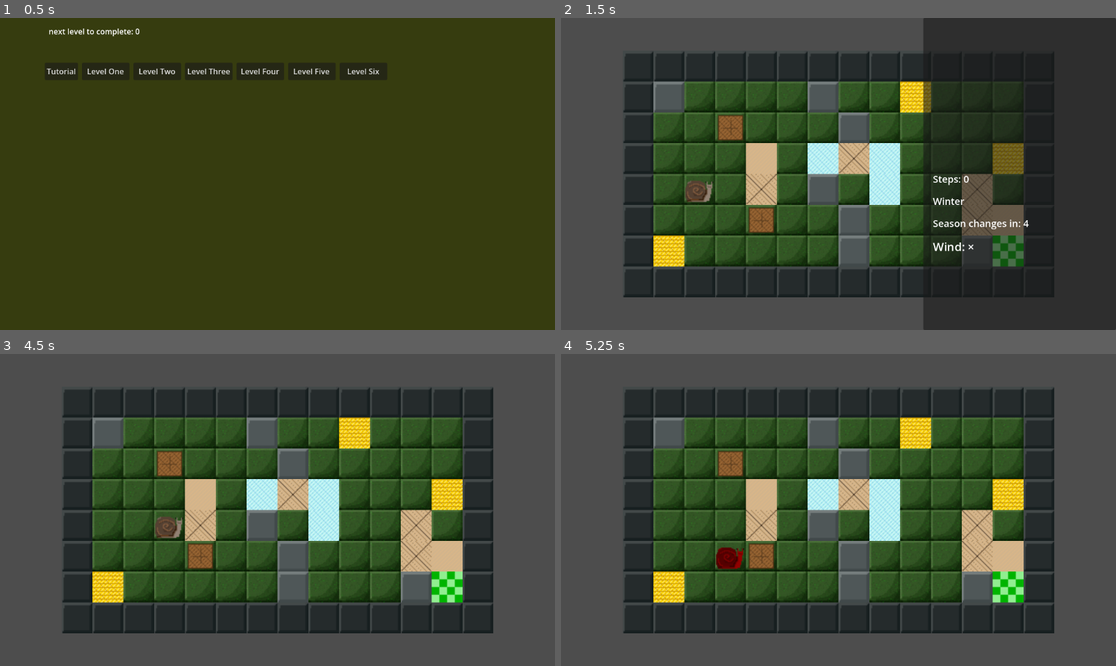
Above: before the commit, frames 1-4 (two rows, left to right).
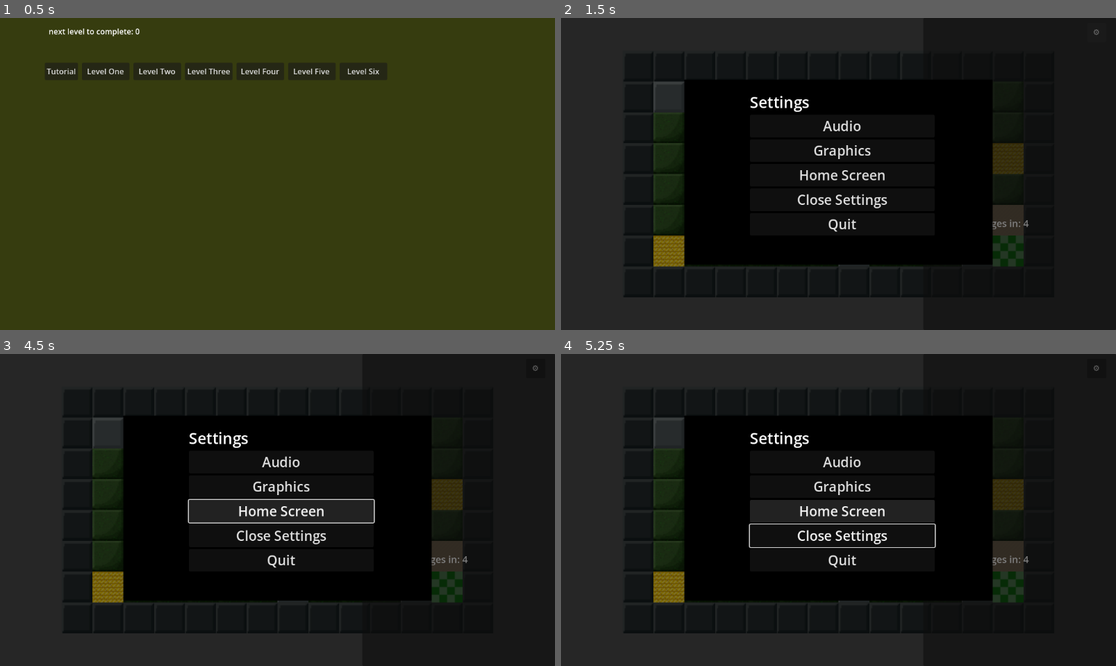
Above: after the commit, the same moments.

Repository: Caleb-sbani/project-seasons
Game: Godot game, scene res://scenes/LevelSelect.tscn
Same seed, same stepped clock (60 frames per second), same inputs: the game is played once before the commit and once after it.
Inputs (mouse positions are in pixels of both pictures, inside the frame that each line leads up to):
- Up to frame 1 (0.5 s): no input
- Up to frame 2 (1.5 s): click "Level One" at 0.5 s; click (1099, 33) at 1.25 s, where only the run after the commit has a clickable "⚙"
- Up to frame 3 (4.5 s): click (283, 463) at 2 s, where only the run after the commit has a clickable "Audio"; click (283, 488) at 2.75 s, where only the run after the commit has a clickable "Graphics"; click (283, 510) at 3.5 s, where only the run after the commit has a clickable "Home Screen"; tap Enter at 4.25 s; hold Right (ui_right) from 4.28 s (still down); tap H at 4.35 s
- Up to frame 4 (5.25 s): tap Space at 5 s; release Right (ui_right) at 5.03 s; hold Down (ui_down) from 5.03 s (still down); tap R at 5.1 s

Frame 1 is identical in both runs. In frame 2, 63% of the frame differs, in the area x 0-100%, y 0-100%; in frame 3, 86%; in frame 4, 86%.

Commit message:
Update levels.gd
Added 4th level and settings to levels.gd

Diff:
--- a/GameFiles/project-seasons/scripts/levels.gd
+++ b/GameFiles/project-seasons/scripts/levels.gd
@@ -1,4 +1,7 @@
 extends Node2D
+
+var settings_scene = preload("res://scenes/SettingsMenu.tscn")
+var input_locked = false
 
 const TILE_SIZE = 32  # our sprites are 32x32
 var seasons_array = ["Winter", "Spring", "Summer", "Fall"]
@@ -79,6 +82,23 @@
 	hud.position = Vector2(20, 320)
 	right_panel.add_child(hud)
 
+	var settings_button = Button.new()
+	settings_button.name = "SettingsButton"
+	settings_button.text = "⚙"
+	settings_button.tooltip_text = "Settings"
+	settings_button.custom_minimum_size = Vector2(40, 40)
+
+	# Just position it manually inside the 400px panel
+	settings_button.position = Vector2(340, 10)
+
+	settings_button.pressed.connect(_on_settings_pressed)
+
+	right_panel.add_child(settings_button)
+
+	settings_button.pressed.connect(_on_settings_pressed)
+
+	right_panel.add_child(settings_button)
+
 	# step counter
 	var step_label = Label.new()
 	step_label.name = "StepCounter"
@@ -125,6 +145,19 @@
 	hud.add_child(wind_label)
 
 	tutorial_panel = text_container
+
+func _on_settings_pressed():
+	if input_locked:
+		return
+
+	input_locked = true
+
+	var settings = settings_scene.instantiate()
+	settings.tree_exited.connect(_on_settings_closed)
+	$UI.add_child(settings)
+
+func _on_settings_closed():
+	input_locked = false
 
 func load_stage(stage_num: int):
 	# clears the previous level
@@ -152,8 +185,10 @@
 			season = "Summer"
 			load_level_three()
 			switch_season()
-#		4:
-#			load_stage_4()
+		4:
+			season = "Fall"
+			load_level_four()
+			switch_season()
 #		5:
 #			load_stage_5()
 #		6:
@@ -296,6 +331,9 @@
 	$UI/RightPanel/HUD/ChangeFrequency.text = "Season changes in: %d" % steps_until_change
 
 func _unhandled_input(event):
+	if input_locked:
+		return
+
 	var direction = Vector2i.ZERO
 
 	if player_locked == true:
@@ -733,3 +771,14 @@
 		"gggggswwWwsgggwsss"
 	]
 	create_map(layout)
+
+func load_level_four():
+	wind_direction = Vector2i(0, 1)  # wind blows downward for Fall
+	var layout = [
+		"pggsggggwgggb",
+		"ggggggmmwgggw",
+		"ssssssWWwgwwh",
+		"ggggwwWWggwhh",
+		"bbbbgWgggwhhG"
+	]
+	create_map(layout)
